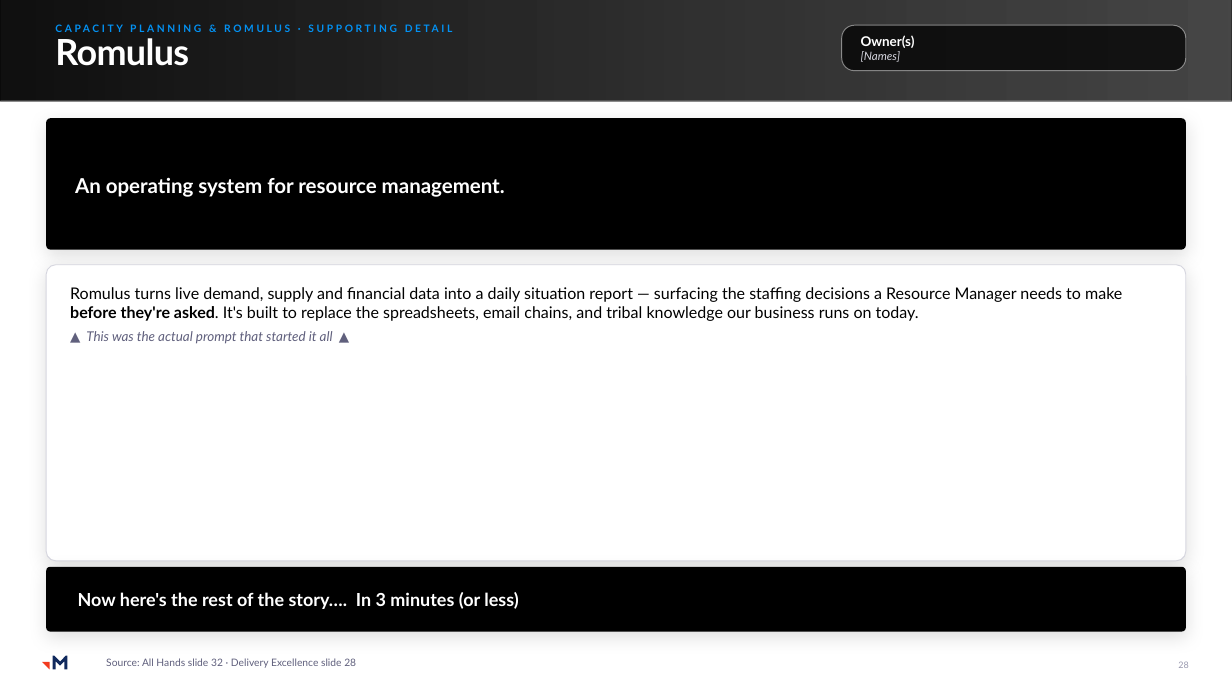
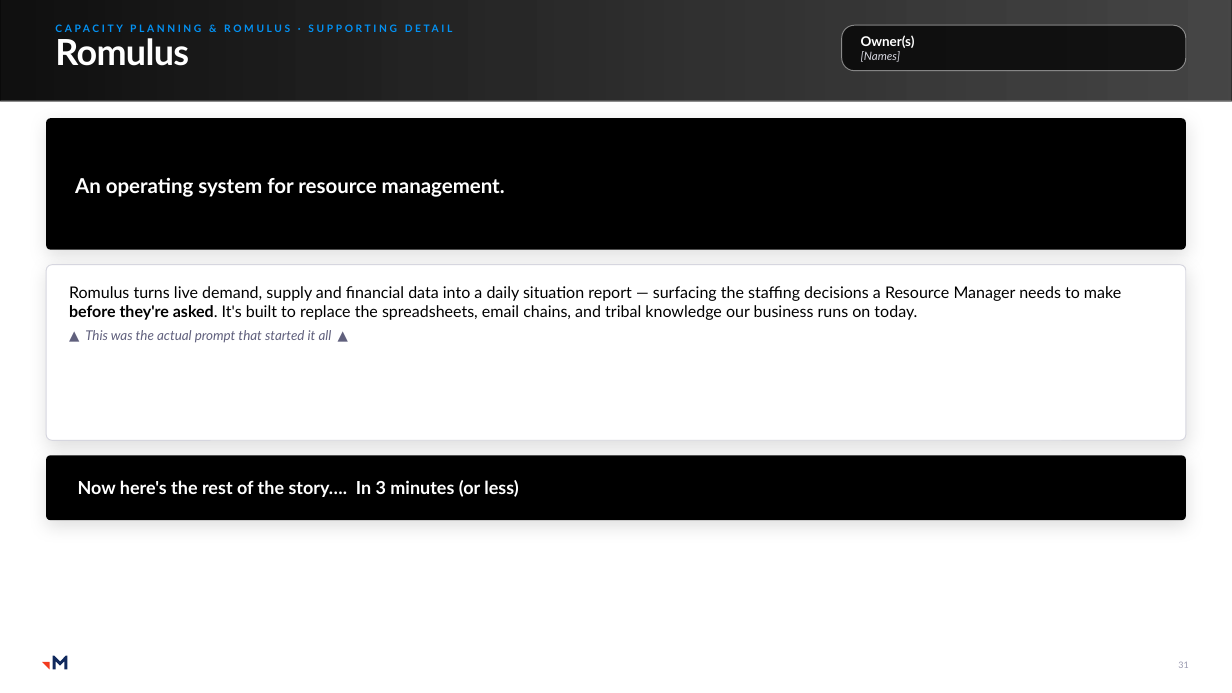
Before and after one commit to RachelHarrisMerkle/BasicMerkle, a slide deck: slide 31 of Priorities_Master.pptx (slide 28 before the commit). Drawn at 1232x693 pixels with LibreOffice and Linux fonts; fonts in the diff are those of the drawing; grey boxes stand for pictures. Boxes give left, top, right and bottom in pixels: in the first picture for what was removed or moved away, otherwise in the second. Text is boxed around its words. In the diff, an @@ line names an element or a change of style, - is before the commit and + after.

```diff
--- a/Priorities_Master.pptx
+++ b/Priorities_Master.pptx
@@ rounded rectangle "Romulus turns live demand, supply ...": place and size @@
-rounded rectangle "Romulus turns live demand, supply ..." at (46, 265, 1186, 561)
+rounded rectangle "Romulus turns live demand, supply ..." at (46, 265, 1186, 441)
@@ rounded rectangle "Now here's the rest of ...": place and size @@
-rounded rectangle "Now here's the rest of ..." at (46, 567, 1186, 632)
+rounded rectangle "Now here's the rest of ..." at (46, 456, 1186, 520)
@@ text removed at (106, 658, 356, 668) @@
-Source: All Hands slide 32 · Delivery Excellence slide 28
@@ page number at (1178, 661, 1188, 668): text changed @@
-28
+31
```
Also in this commit, not shown: 36 other slides changed, 8 slides added, 1 other file.
